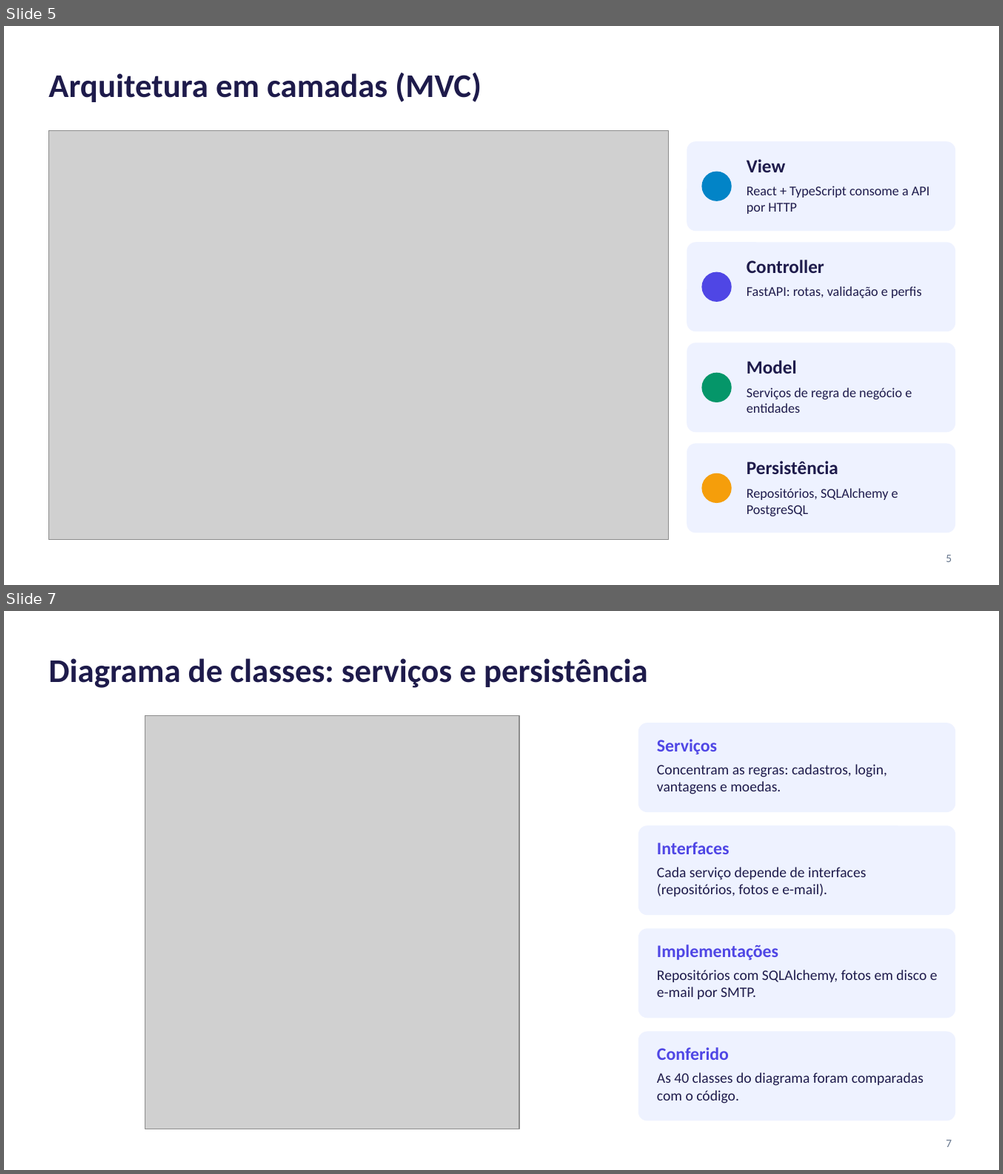
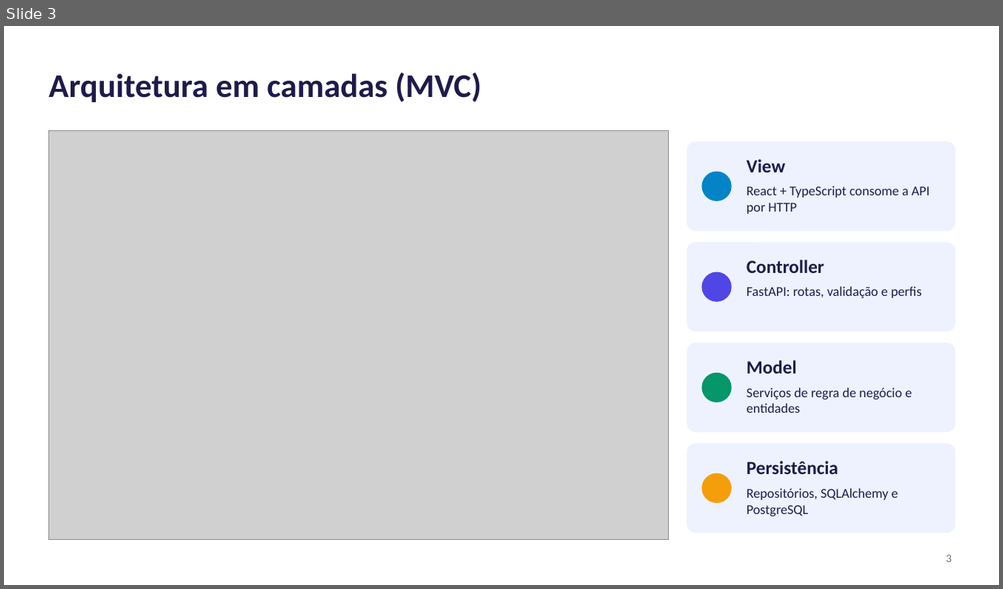
Before and after one commit to lucaslmchaves/sistema-moeda-estudantil, a slide deck: docs/apresentacao/Lab03S03-Apresentacao.pptx. Shown one above the other, each under a label of ours: slides 5 and 7 before the commit, slide 3 after it; the slides between them are not shown. The pictures are 1003x1174 and 1003x589 pixels, drawn with LibreOffice and Linux fonts; fonts in the diff are those of the drawing; grey boxes stand for pictures. Boxes give left, top, right and bottom in pixels: in the first picture for what was removed or moved away, otherwise in the second. Text is boxed around its words. In the diff, an @@ line names an element or a change of style, - is before the commit and + after.

```diff
--- a/docs/apresentacao/Lab03S03-Apresentacao.pptx
+++ b/docs/apresentacao/Lab03S03-Apresentacao.pptx
@@ slide 7 removed at (4, 611, 999, 1170), background #FFFFFF @@
@@ title removed at (48, 658, 648, 688) @@
-Diagrama de classes: serviços e persistência
@@ picture removed at (145, 715, 519, 1130) @@
@@ rounded rectangle removed at (638, 723, 956, 812) @@
@@ text removed at (657, 739, 717, 755) @@
-Serviços
@@ text removed at (657, 764, 887, 795) @@
-Concentram as regras: cadastros, login, vantagens e moedas.
@@ rounded rectangle removed at (638, 826, 956, 915) @@
@@ text removed at (657, 842, 729, 854) @@
-Interfaces
@@ text removed at (657, 867, 865, 897) @@
-Cada serviço depende de interfaces (repositórios, fotos e e-mail).
@@ rounded rectangle removed at (638, 929, 956, 1019) @@
@@ text removed at (657, 945, 778, 960) @@
-Implementações
@@ text removed at (657, 970, 937, 999) @@
-Repositórios com SQLAlchemy, fotos em disco e e-mail por SMTP.
@@ rounded rectangle removed at (638, 1032, 956, 1122) @@
@@ text removed at (657, 1048, 728, 1060) @@
-Conferido
@@ text removed at (657, 1073, 923, 1104) @@
-As 40 classes do diagrama foram comparadas com o código.
@@ page number removed at (945, 1140, 951, 1147) @@
-7
@@ what was slide 5 is now slide 3 @@
@@ page number at (945, 555, 951, 562): text changed @@
-5
+3
```
Also in this commit, not shown: 8 slides changed, 3 slides added, 19 other slides removed, 1 other file.
